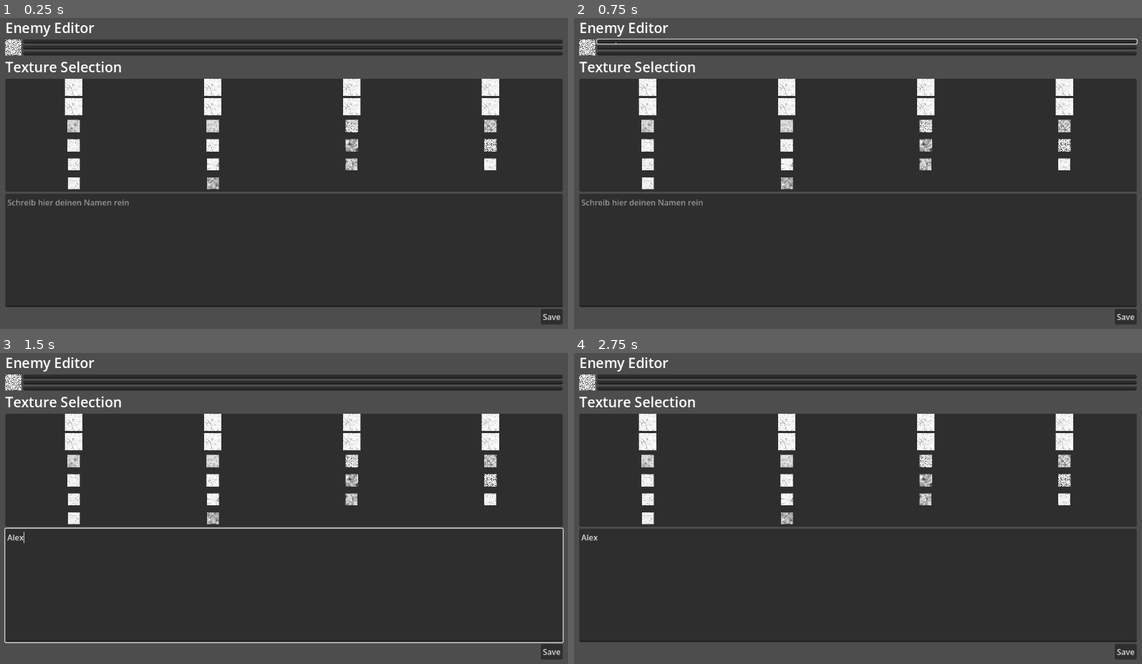
Above: before the commit, frames 1-4 (two rows, left to right).
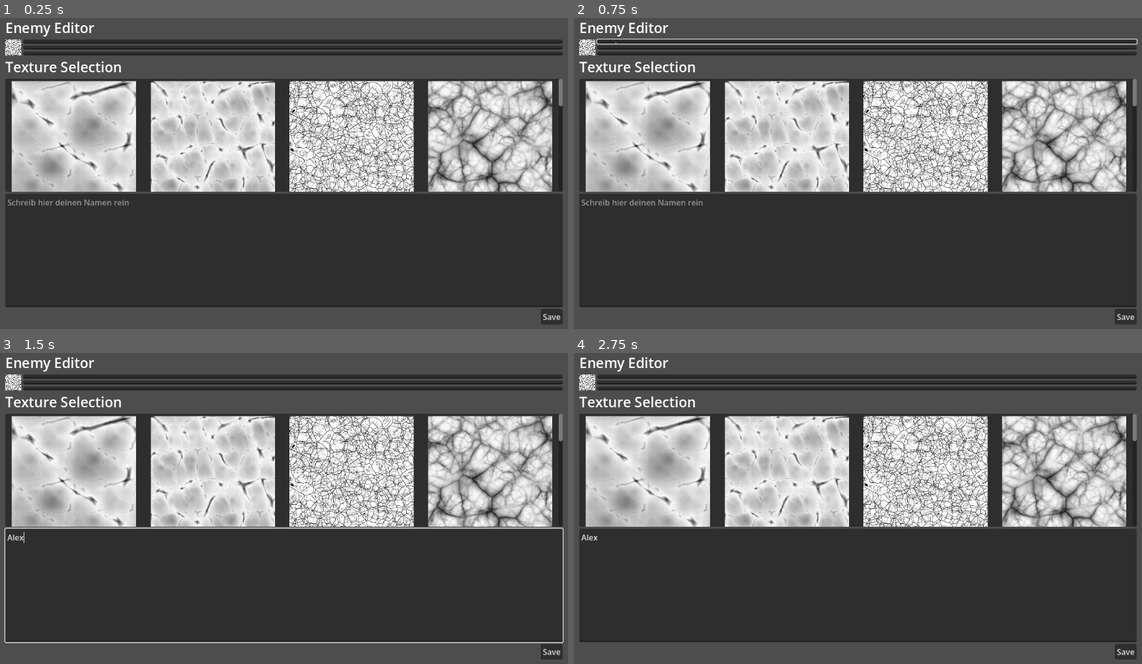
Above: after the commit, the same moments.

Repository: bnjmntmm/play_dungeon_crawler
Game: Godot game, scene res://feature/editor tool/ToolUI.tscn
The game is run twice, just before and just after one commit, with the same random seed, the same clock (stepped at 60 frames per second) and the same inputs. The project has no main scene, so this scene is started directly.
Inputs (mouse positions are in pixels of both pictures, inside the frame that each line leads up to):
- Up to frame 1 (0.25 s): no input
- Up to frame 2 (0.75 s): click (869, 42) at 0.52 s; type "Alex" at 0.6 s
- Up to frame 3 (1.5 s): click (295, 380) at 0.75 s; type "Alex" at 0.83 s; click (295, 387) at 0.98 s; type "Alex" at 1.07 s; click (284, 586) at 1.27 s; type "Alex" at 1.35 s
- Up to frame 4 (2.75 s): click (647, 421) at 2.02 s

The runs differ from the first frame. In frame 1, 30% of the frame differs, in the area x 2-100%, y 19-56%; in frame 2, 30%; in frame 3, 30%; in frame 4, 30%.

Commit message:
refactoring UI Tool

Diff:
--- a/feature/editor tool/ToolUI.tscn
+++ b/feature/editor tool/ToolUI.tscn
@@ -7,16 +7,25 @@
 script/source = "@tool
 extends Control
 
-@onready var save_button: Button = $PanelContainer/VBoxContainer/SaveButton
+@onready var save_button: Button = $MarginContainer/VBoxContainer/SaveButton
+@onready var grid_con = $MarginContainer/VBoxContainer/PanelContainer/ScrollContainer/GridContainer
+@onready var image_dir = \"res://feature/editor tool/Cracks/\"
+@export var grid_columns:int = 4
+@export var grid_item_size:Vector2i = Vector2i(0,250)
+@export var grid_item_margin:int = 5
 
 func _ready() -> void:
+	clear_grid()
 	populate_texture_selection()
 
+func clear_grid():
+	for child in grid_con.get_children():
+		child.queue_free()
+
 func populate_texture_selection():
-	var path = \"res://feature/editor tool/Cracks/\"
-	var grid_con_path = $MarginContainer/VBoxContainer/PanelContainer/ScrollContainer/GridContainer
+	grid_con.columns = grid_columns
 	print(\"populating texture grid\")
-	var dir = DirAccess.open(path)
+	var dir = DirAccess.open(image_dir)
 	if dir:
 		dir.list_dir_begin()
 		var file_name = dir.get_next()
@@ -32,18 +41,17 @@
 
 				if file_name.ends_with(\"png\"):
 					print(\"file: \" + file_name)
-					img = Image.load_from_file(path + file_name)
+					img = Image.load_from_file(image_dir + file_name)
 					tex = ImageTexture.create_from_image(img)
 
 					# perhaps do normal button plus background instead?
 
 					var margin_con = MarginContainer.new()
-					grid_con_path.add_child(margin_con)
-					var margin_value:int = 5
-					margin_con.add_theme_constant_override(\"margin_top\", margin_value)
-					margin_con.add_theme_constant_override(\"margin_left\", margin_value)
-					margin_con.add_theme_constant_override(\"margin_bottom\", margin_value)
-					margin_con.add_theme_constant_override(\"margin_right\", margin_value)
+					grid_con.add_child(margin_con)
+					margin_con.add_theme_constant_override(\"margin_top\", grid_item_margin)
+					margin_con.add_theme_constant_override(\"margin_left\", grid_item_margin)
+					margin_con.add_theme_constant_override(\"margin_bottom\", grid_item_margin)
+					margin_con.add_theme_constant_override(\"margin_right\", grid_item_margin)
 					margin_con.size_flags_horizontal = Control.SIZE_EXPAND_FILL
 					margin_con.size_flags_vertical = Control.SIZE_EXPAND_FILL
 
@@ -53,13 +61,14 @@
 					button.texture_normal = tex
 					button.ignore_texture_size = true
 					button.stretch_mode = TextureButton.STRETCH_KEEP_ASPECT_CENTERED
+					button.custom_minimum_size = grid_item_size
 
 					# on button press setze variable (verknüpfe das signal I guess)
 					button.pressed.connect(on_texture_button_clicked)
 			file_name = dir.get_next()
 	else:
 		print(\"Textures Filepath could not be accessed\")
-	print_tree_pretty()
+
 func on_texture_button_clicked():
 	# how do I know which button it is being pressed?
 	print(\"click\")
@@ -153,6 +162,7 @@
 columns = 4
 
 [node name="MarginContainer" type="MarginContainer" parent="MarginContainer/VBoxContainer/PanelContainer/ScrollContainer/GridContainer" unique_id=1235115548]
+custom_minimum_size = Vector2(0, 250)
 layout_mode = 2
 size_flags_horizontal = 3
 size_flags_vertical = 3
@@ -164,6 +174,7 @@
 stretch_mode = 5
 
 [node name="MarginContainer2" type="MarginContainer" parent="MarginContainer/VBoxContainer/PanelContainer/ScrollContainer/GridContainer" unique_id=727697578]
+custom_minimum_size = Vector2(0, 250)
 layout_mode = 2
 size_flags_horizontal = 3
 size_flags_vertical = 3
@@ -175,6 +186,7 @@
 stretch_mode = 5
 
 [node name="MarginContainer3" type="MarginContainer" parent="MarginContainer/VBoxContainer/PanelContainer/ScrollContainer/GridContainer" unique_id=1965690275]
+custom_minimum_size = Vector2(0, 250)
 layout_mode = 2
 size_flags_horizontal = 3
 size_flags_vertical = 3
@@ -186,6 +198,7 @@
 stretch_mode = 5
 
 [node name="MarginContainer4" type="MarginContainer" parent="MarginContainer/VBoxContainer/PanelContainer/ScrollContainer/GridContainer" unique_id=1206838579]
+custom_minimum_size = Vector2(0, 250)
 layout_mode = 2
 size_flags_horizontal = 3
 size_flags_vertical = 3
@@ -197,6 +210,7 @@
 stretch_mode = 5
 
 [node name="MarginContainer5" type="MarginContainer" parent="MarginContainer/VBoxContainer/PanelContainer/ScrollContainer/GridContainer" unique_id=2022497749]
+custom_minimum_size = Vector2(0, 250)
 layout_mode = 2
 size_flags_horizontal = 3
 size_flags_vertical = 3
@@ -208,6 +222,7 @@
 stretch_mode = 5
 
 [node name="MarginContainer6" type="MarginContainer" parent="MarginContainer/VBoxContainer/PanelContainer/ScrollContainer/GridContainer" unique_id=2062224647]
+custom_minimum_size = Vector2(0, 250)
 layout_mode = 2
 size_flags_horizontal = 3
 size_flags_vertical = 3
@@ -219,6 +234,7 @@
 stretch_mode = 5
 
 [node name="MarginContainer7" type="MarginContainer" parent="MarginContainer/VBoxContainer/PanelContainer/ScrollContainer/GridContainer" unique_id=65616001]
+custom_minimum_size = Vector2(0, 250)
 layout_mode = 2
 size_flags_horizontal = 3
 size_flags_vertical = 3
@@ -230,6 +246,7 @@
 stretch_mode = 5
 
 [node name="MarginContainer8" type="MarginContainer" parent="MarginContainer/VBoxContainer/PanelContainer/ScrollContainer/GridContainer" unique_id=227467497]
+custom_minimum_size = Vector2(0, 250)
 layout_mode = 2
 size_flags_horizontal = 3
 size_flags_vertical = 3
